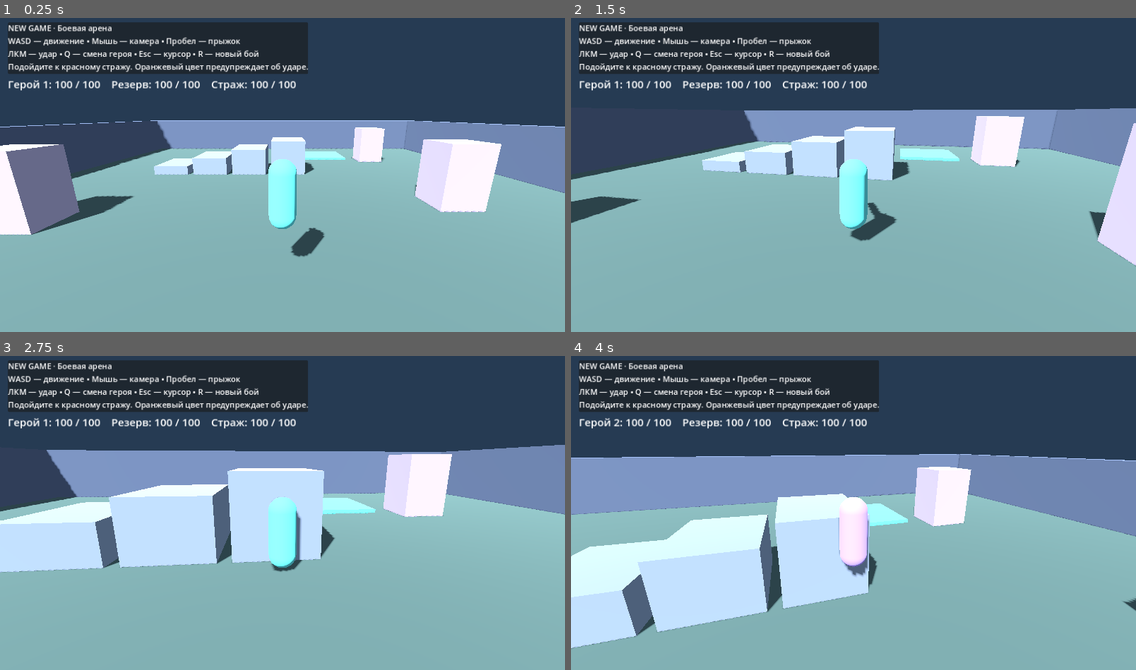
Above: before the commit, frames 1-4 (two rows, left to right).
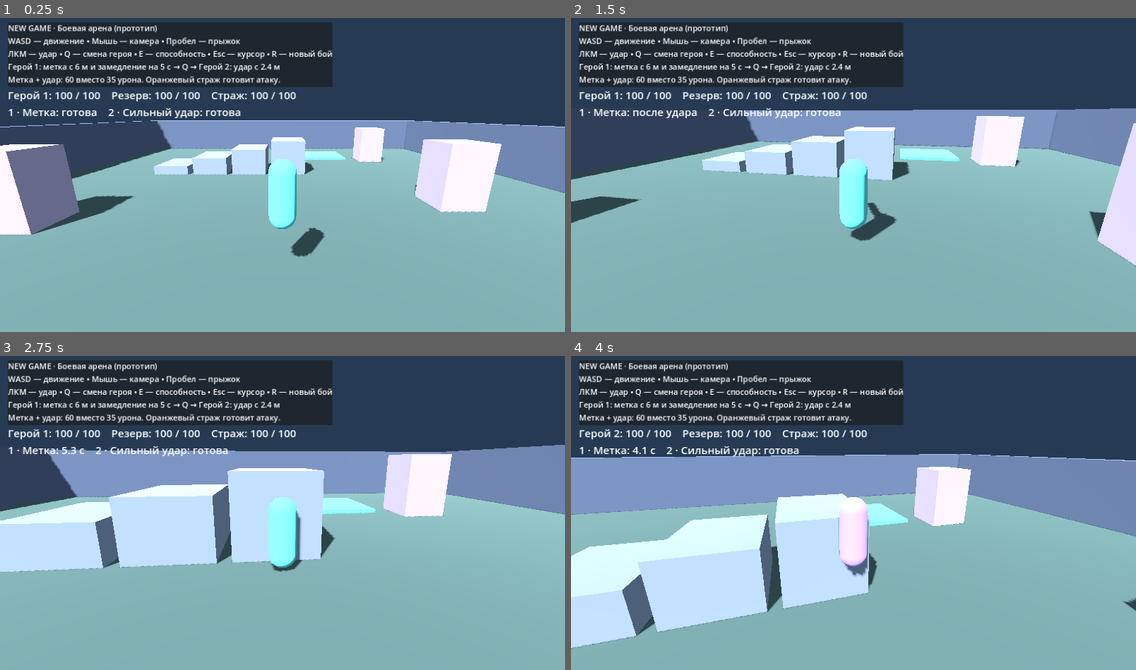
Above: after the commit, the same moments.

Repository: Yola1147/New-game
Game: Godot game, scene res://scenes/main.tscn
Two runs of this game, one before a commit and one after it. Both use one fixed random seed, a clock stepped at 60 frames per second and the inputs below.
Inputs (mouse positions are in pixels of both pictures, inside the frame that each line leads up to):
- Up to frame 1 (0.25 s): no input
- Up to frame 2 (1.5 s): move the mouse to (881, 171) at 0.52 s; press the mouse at (881, 171) at 0.53 s; hold W (move_forward) from 0.53 s (still down); tap Space (jump) at 0.77, 1.07 s; tap Q (switch_character) at 0.8, 1.35 s; move the mouse to (825, 175) at 1.27 s; release the mouse at (825, 175) at 1.28 s; click (825, 175) at 1.42 s
- Up to frame 3 (2.75 s): keep holding W (move_forward); tap Space (jump) at 1.52, 1.82, 2.3 s; tap E (ability, bound only after the commit) at 1.55 s; move the mouse to (293, 506) at 2.02 s; hold E (ability, bound only after the commit) from 2.03 s (still down); click (293, 506) at 2.17 s
- Up to frame 4 (4 s): keep holding W (move_forward); move the mouse to (847, 516) at 2.77 s; release E (ability, bound only after the commit) at 2.78 s; tap Space (jump) at 2.85, 3.02, 3.32, 3.77 s; click (847, 516) at 3.05 s; move the mouse to (893, 516) at 3.52 s; press the mouse at (893, 516) at 3.53 s; tap Q (switch_character) at 3.8 s

The runs differ from the first frame. In frame 1, 5.3% of the frame differs, in the area x 1-59%, y 1-32%; in frame 2, 5.4%; in frame 3, 5.3%; in frame 4, 5.3%.

Commit message:
Add two prototype abilities with mark and finisher interaction

Diff:
--- a/scripts/enemy.gd
+++ b/scripts/enemy.gd
@@ -13,6 +13,24 @@
 var navigation_ready := false
 var route := PackedVector3Array()
 var repath_time := 0.0
+var mark_time := 0.0
+var combo_time := 0.0
+var mark_visual: MeshInstance3D
+
+func apply_mark() -> void:
+	if health > 0:
+		mark_time = 5.0
+		mark_visual.visible = true
+
+func receive_finisher() -> void:
+	if health <= 0:
+		return
+	var marked := mark_time > 0
+	mark_time = 0
+	mark_visual.visible = false
+	if marked:
+		combo_time = 1.5
+	take_damage(60 if marked else 35)
 
 # Prototype: ground-level navigation for the current static arena only.
 func build_navigation() -> void:
@@ -101,8 +119,23 @@
 	material.albedo_color = Color("ca6478")
 	mesh.material_override = material
 	add_child(mesh)
+	mark_visual = MeshInstance3D.new()
+	var ring := TorusMesh.new()
+	ring.inner_radius = 0.65
+	ring.outer_radius = 0.85
+	mark_visual.mesh = ring
+	mark_visual.position.y = 0.12
+	var glow := StandardMaterial3D.new()
+	glow.albedo_color = Color("67d9cf")
+	glow.shading_mode = BaseMaterial3D.SHADING_MODE_UNSHADED
+	mark_visual.material_override = glow
+	mark_visual.visible = false
+	add_child(mark_visual)
 
 func _physics_process(delta: float) -> void:
+	mark_time = maxf(0.0, mark_time - delta)
+	combo_time = maxf(0.0, combo_time - delta)
+	mark_visual.visible = mark_time > 0 and health > 0
 	if health <= 0:
 		return
 	cooldown = maxf(0, cooldown - delta)
@@ -125,8 +158,9 @@
 			attack_direction = offset.normalized()
 		elif offset.length() < 11 and offset.length() > 1.5:
 			var direction := pursuit_direction(delta)
-			velocity.x = direction.x * 2.8
-			velocity.z = direction.z * 2.8
+			var speed := 1.4 if mark_time > 0 else 2.8
+			velocity.x = direction.x * speed
+			velocity.z = direction.z * speed
 		else:
 			clear_pursuit()
 	else:
@@ -141,6 +175,8 @@
 		return
 	health = maxi(0, health - amount)
 	if health == 0:
+		mark_time = 0
+		mark_visual.visible = false
 		clear_pursuit()
 		windup = 0
 		velocity = Vector3.ZERO
@@ -148,6 +184,9 @@
 	health_changed.emit()
 
 func reset_combat() -> void:
+	mark_time = 0
+	combo_time = 0
+	mark_visual.visible = false
 	clear_pursuit()
 	health = MAX_HEALTH
 	windup = 0
--- a/scripts/main.gd
+++ b/scripts/main.gd
@@ -49,11 +49,11 @@
 	panel.position = Vector2(18, 18)
 	hud.add_child(panel)
 	var label := Label.new()
-	label.text = "NEW GAME · Боевая арена\nWASD — движение • Мышь — камера • Пробел — прыжок\nЛКМ — удар • Q — смена героя • Esc — курсор • R — новый бой\nПодойдите к красному стражу. Оранжевый цвет предупреждает об ударе."
+	label.text = "NEW GAME · Боевая арена (прототип)\nWASD — движение • Мышь — камера • Пробел — прыжок\nЛКМ — удар • Q — смена героя • E — способность • Esc — курсор • R — новый бой\nГерой 1: метка с 6 м и замедление на 5 с → Q → Герой 2: удар с 2.4 м\nМетка + удар: 60 вместо 35 урона. Оранжевый страж готовит атаку."
 	label.add_theme_font_size_override("font_size", 18)
 	panel.add_child(label)
 	status = Label.new()
-	status.position = Vector2(18, 140)
+	status.position = Vector2(18, 165)
 	status.add_theme_font_size_override("font_size", 24)
 	hud.add_child(status)
 	update_status()
@@ -64,7 +64,7 @@
 		var click := InputEventMouseButton.new()
 		click.button_index = MOUSE_BUTTON_LEFT
 		InputMap.action_add_event("attack", click)
-	var bindings := {"move_forward": KEY_W, "move_back": KEY_S, "move_left": KEY_A, "move_right": KEY_D, "jump": KEY_SPACE, "release_mouse": KEY_ESCAPE, "reset": KEY_R, "switch_character": KEY_Q}
+	var bindings := {"move_forward": KEY_W, "move_back": KEY_S, "move_left": KEY_A, "move_right": KEY_D, "jump": KEY_SPACE, "release_mouse": KEY_ESCAPE, "reset": KEY_R, "switch_character": KEY_Q, "ability": KEY_E}
 	for action: String in bindings:
 		if not InputMap.has_action(action):
 			InputMap.add_action(action)
@@ -81,10 +81,29 @@
 	enemy.reset_combat()
 	update_status()
 
+func _process(_delta: float) -> void:
+	update_status()
+
+func ability_status(index: int) -> String:
+	var hp: int = player.health if index == player.active_character else player.reserve_health
+	if hp <= 0:
+		return "погиб"
+	var remaining: float = player.ability_cooldowns[index]
+	if remaining > 0:
+		return "%.1f с" % remaining
+	if index == player.active_character and player.attack_time > 0:
+		return "после удара"
+	return "готова"
+
 func update_status() -> void:
 	if not is_instance_valid(status):
 		return
 	status.text = "Герой %d: %d / 100    Резерв: %d / 100    Страж: %d / 100" % [player.active_character + 1, player.health, player.reserve_health, enemy.health]
+	status.text += "\n1 · Метка: %s    2 · Сильный удар: %s" % [ability_status(0), ability_status(1)]
+	if enemy.mark_time > 0:
+		status.text += "\nСтраж замедлен · Метка: %.1f с — E героя 2 для взаимодействия" % enemy.mark_time
+	if enemy.combo_time > 0:
+		status.text += "\nВзаимодействие! Метка израсходована · 60 урона"
 	if player.party_defeated():
 		status.text += "\nПоражение. R — повторить бой"
 	elif player.health <= 0:
--- a/scripts/player.gd
+++ b/scripts/player.gd
@@ -24,6 +24,31 @@
 var reserve_cooldown := 0.0
 var reserve_invulnerability := 0.0
 var body_material: StandardMaterial3D
+# Technical prototype: control/setup and close-range damage roles.
+var ability_cooldowns: Array[float] = [0.0, 0.0]
+
+func use_ability() -> bool:
+	if health <= 0 or attack_time > 0 or ability_cooldowns[active_character] > 0:
+		return false
+	ability_cooldowns[active_character] = 6.0
+	var reach := 6.0 if active_character == 0 else 2.4
+	for enemy in get_tree().get_nodes_in_group("enemies"):
+		if enemy.health <= 0 or not can_reach(enemy, reach):
+			continue
+		if active_character == 0:
+			enemy.apply_mark()
+		else:
+			enemy.receive_finisher()
+	return true
+
+func can_reach(enemy: Node3D, reach: float) -> bool:
+	var offset := enemy.global_position - global_position
+	if offset.length() > reach or absf(offset.y) > 1.4:
+		return false
+	if (-visual.global_basis.z).dot(offset.normalized()) < 0.35:
+		return false
+	var ray := PhysicsRayQueryParameters3D.create(global_position + Vector3.UP, enemy.global_position + Vector3.UP, 1)
+	return get_world_3d().direct_space_state.intersect_ray(ray).is_empty()
 
 func switch_character() -> bool:
 	if reserve_health <= 0:
@@ -118,11 +143,15 @@
 		start_attack()
 	if event.is_action_pressed("switch_character") and not event.is_echo():
 		switch_character()
+	if event.is_action_pressed("ability") and not event.is_echo() and Input.mouse_mode == Input.MOUSE_MODE_CAPTURED:
+		use_ability()
 	if event is InputEventMouseMotion and Input.mouse_mode == Input.MOUSE_MODE_CAPTURED:
 		pivot.rotation.y -= event.relative.x * 0.003
 		spring.rotation.x = clampf(spring.rotation.x - event.relative.y * 0.003, -1.15, 0.65)
 
 func _physics_process(delta: float) -> void:
+	for i in range(ability_cooldowns.size()):
+		ability_cooldowns[i] = maxf(0.0, ability_cooldowns[i] - delta)
 	reserve_cooldown = maxf(0.0, reserve_cooldown - delta)
 	reserve_invulnerability = maxf(0.0, reserve_invulnerability - delta)
 	invulnerability = maxf(0.0, invulnerability - delta)
@@ -164,15 +193,8 @@
 	return true
 
 func resolve_attack() -> void:
-	var forward := -visual.global_basis.z
 	for enemy in get_tree().get_nodes_in_group("enemies"):
-		var offset: Vector3 = enemy.global_position - global_position
-		if offset.length() > 2.4 or absf(offset.y) > 1.4:
-			continue
-		if forward.dot(offset.normalized()) < 0.35:
-			continue
-		var ray := PhysicsRayQueryParameters3D.create(global_position + Vector3.UP, enemy.global_position + Vector3.UP, 1)
-		if get_world_3d().direct_space_state.intersect_ray(ray).is_empty():
+		if can_reach(enemy, 2.4):
 			enemy.take_damage(25)
 
 func take_damage(amount: int) -> void:
@@ -188,6 +210,7 @@
 		defeated.emit()
 
 func reset_combat() -> void:
+	ability_cooldowns.assign([0.0, 0.0])
 	active_character = 0
 	reserve_health = MAX_HEALTH
 	reserve_cooldown = 0
--- /dev/null
+++ b/tests/abilities.gd
@@ -0,0 +1,102 @@
+extends SceneTree
+
+var failures := 0
+
+func _initialize() -> void:
+	call_deferred("run")
+
+func check(condition: bool, message: String) -> void:
+	if not condition:
+		failures += 1
+		push_error(message)
+
+func frames(count: int) -> void:
+	for i in range(count):
+		await physics_frame
+
+func run() -> void:
+	var arena = load("res://scenes/main.tscn").instantiate()
+	root.add_child(arena)
+	var player = arena.player
+	var enemy = arena.enemy
+	player.input_enabled = false
+	enemy.set_physics_process(false)
+	await frames(90)
+	player.position = Vector3(0, 0, 5)
+	player.visual.rotation.y = 0
+	enemy.position = Vector3(0, 0, 0)
+	check(player.use_ability(), "Setup ability must be available")
+	check(enemy.mark_time == 5 and enemy.health == 100 and enemy.mark_visual.visible, "Setup must mark without damage at range")
+	check(not player.use_ability(), "Cooldown must block repeated setup")
+	enemy._physics_process(0.01)
+	check(is_equal_approx(Vector2(enemy.velocity.x, enemy.velocity.z).length(), 1.4), "Marked enemy must pursue at half speed")
+	player.switch_character()
+	check(player.use_ability() and enemy.health == 100 and enemy.mark_time > 0, "Finisher must miss outside melee range without consuming mark")
+	player.ability_cooldowns[1] = 0
+	enemy.position = Vector3(0, 0, 3.3)
+	check(player.use_ability(), "Second hero must have independent ability")
+	check(enemy.health == 40 and enemy.mark_time == 0 and enemy.combo_time > 0, "Both abilities must produce 60 damage and consume mark")
+	arena.update_status()
+	check(arena.status.text.contains("Взаимодействие!") and arena.status.text.contains("6.0 с"), "HUD must report combo and cooldown")
+	player.ability_cooldowns[1] = 0
+	player.use_ability()
+	check(enemy.health == 5, "Unmarked finisher must deal only 35 damage")
+	player.switch_character()
+	check(not player.use_ability(), "Switch must preserve setup cooldown")
+	await frames(20)
+	check(player.ability_cooldowns[0] < 6 and player.ability_cooldowns[1] < 6, "Both ability cooldowns must elapse in reserve")
+	arena.restart_battle()
+	check(player.ability_cooldowns == [0.0, 0.0] and enemy.mark_time == 0 and enemy.combo_time == 0, "R must clear abilities and enemy effects")
+	player.position = Vector3(0, 0, 5)
+	enemy.position = Vector3(0, 0, 3.3)
+	player.start_attack()
+	check(not player.use_ability(), "Ability must wait until basic attack recovery")
+	await frames(35)
+	player.use_ability()
+	enemy._physics_process(5.1)
+	check(enemy.mark_time == 0 and not enemy.mark_visual.visible, "Mark must expire")
+	player.switch_character()
+	player.use_ability()
+	check(enemy.health == 40 and enemy.combo_time == 0, "Expired mark must not enable combo")
+	player.take_damage(100)
+	player.ability_cooldowns[1] = 0
+	check(not player.use_ability(), "Dead hero must not use abilities")
+	arena.restart_battle()
+	player.position = Vector3(0, 0, 5)
+	enemy.position = Vector3(0, 0, 7)
+	player.use_ability()
+	check(enemy.mark_time == 0, "Ability must not target behind hero")
+	player.ability_cooldowns[0] = 0
+	enemy.position = Vector3(0, 0, 3.3)
+	arena.block(Vector3(0, 1, 4), Vector3(2, 2, 0.2), Color.WHITE)
+	await frames(2)
+	player.use_ability()
+	check(enemy.mark_time == 0, "Wall must block setup")
+	player.switch_character()
+	player.use_ability()
+	check(enemy.health == 100, "Wall must block finisher")
+	# Test real E input and echo handling even on headless (no mouse capture).
+	player.input_enabled = true
+	player.reset_combat()
+	var key := InputEventKey.new()
+	key.physical_keycode = KEY_E
+	key.pressed = true
+	Input.mouse_mode = Input.MOUSE_MODE_VISIBLE
+	Input.parse_input_event(key)
+	await frames(2)
+	check(player.ability_cooldowns[0] == 0, "Free cursor must block E")
+	if DisplayServer.get_name() != "headless":
+		Input.mouse_mode = Input.MOUSE_MODE_CAPTURED
+		Input.parse_input_event(key)
+		await frames(2)
+		check(player.ability_cooldowns[0] > 0, "Captured E must use ability")
+		player.ability_cooldowns[0] = 0
+		key.echo = true
+		Input.parse_input_event(key)
+		await frames(2)
+		check(player.ability_cooldowns[0] == 0, "E repeat must be rejected")
+	key.pressed = false
+	key.echo = false
+	Input.parse_input_event(key)
+	print("ABILITIES RESULT: ", failures, " failures")
+	quit(1 if failures else 0)
Not shown, added: tests/abilities.gd.uid
Not shown, changed: ROADMAP.md
Not shown, changed: Run.ps1
